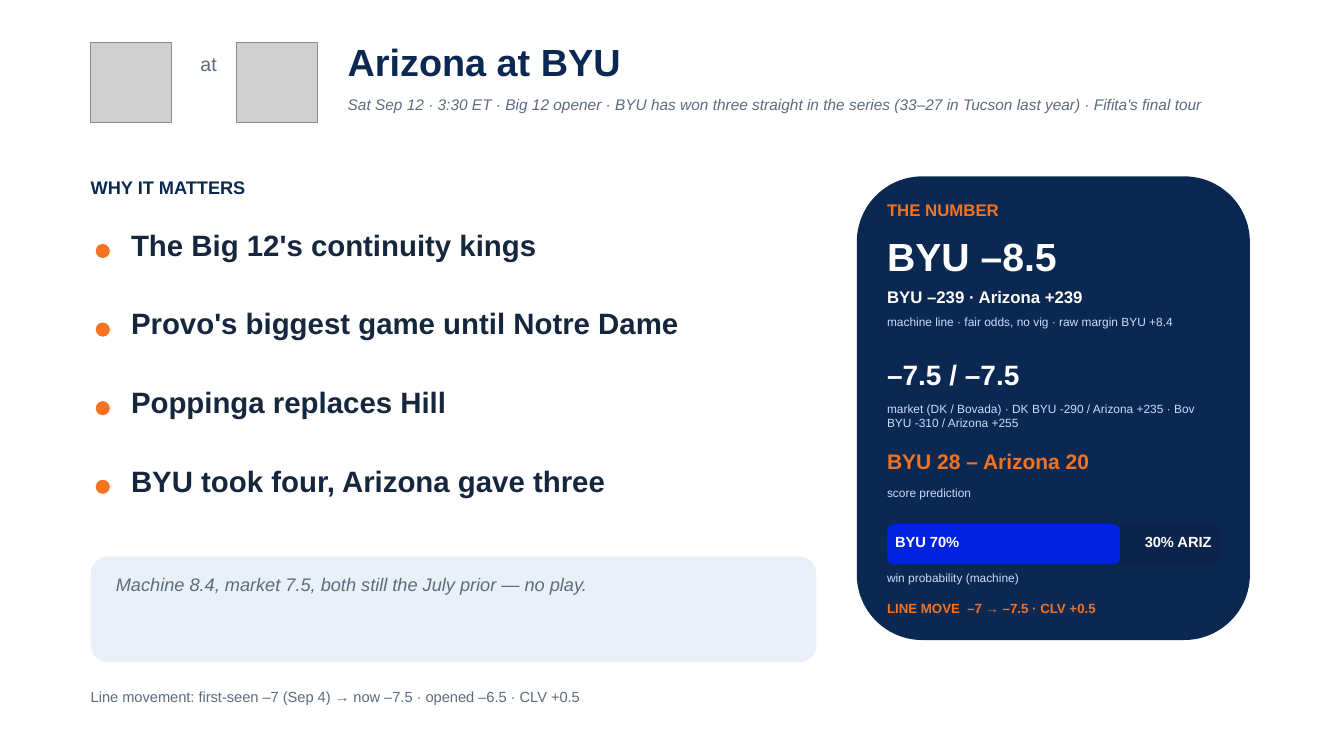
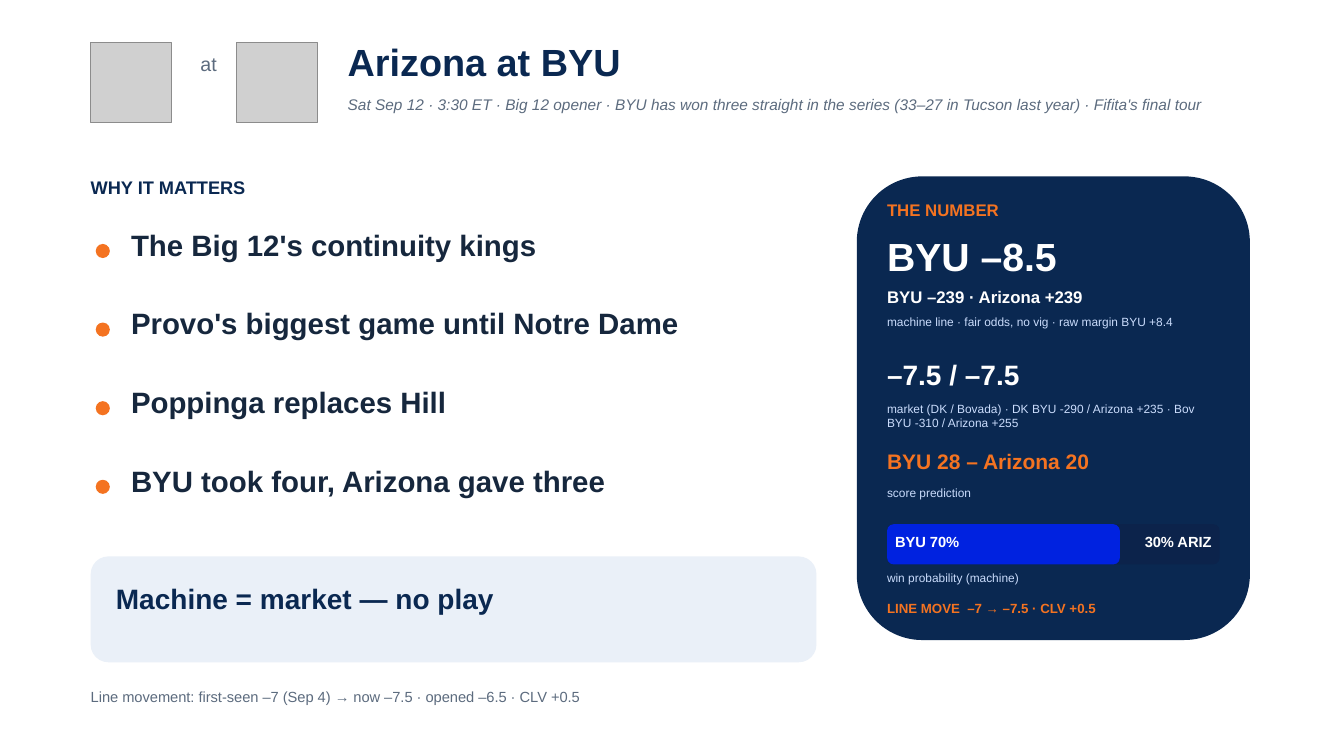
Before and after one commit to lucasalvarezflorida-lab/ncaa-fbs-analytics, a slide deck: slide 12 of decks/2026_Week2_Episode3.pptx. Drawn at 1344x756 pixels with LibreOffice and Linux fonts; fonts in the diff are those of the drawing; grey boxes stand for pictures. Boxes give left, top, right and bottom in pixels: in the first picture for what was removed or moved away, otherwise in the second. Text is boxed around its words. In the diff, an @@ line names an element or a change of style, - is before the commit and + after.

```diff
--- a/decks/2026_Week2_Episode3.pptx
+++ b/decks/2026_Week2_Episode3.pptx
@@ text at [116, 588, 493, 614]: text changed; size 13 to 20 pt; text colour #5C6B7E to #0A2851; bold on; italic off @@
-Machine 8.4, market 7.5, both still the July prior — no play.
+Machine = market — no play
```
Also in this commit, not shown: 4 other slides changed, 1 other file.
